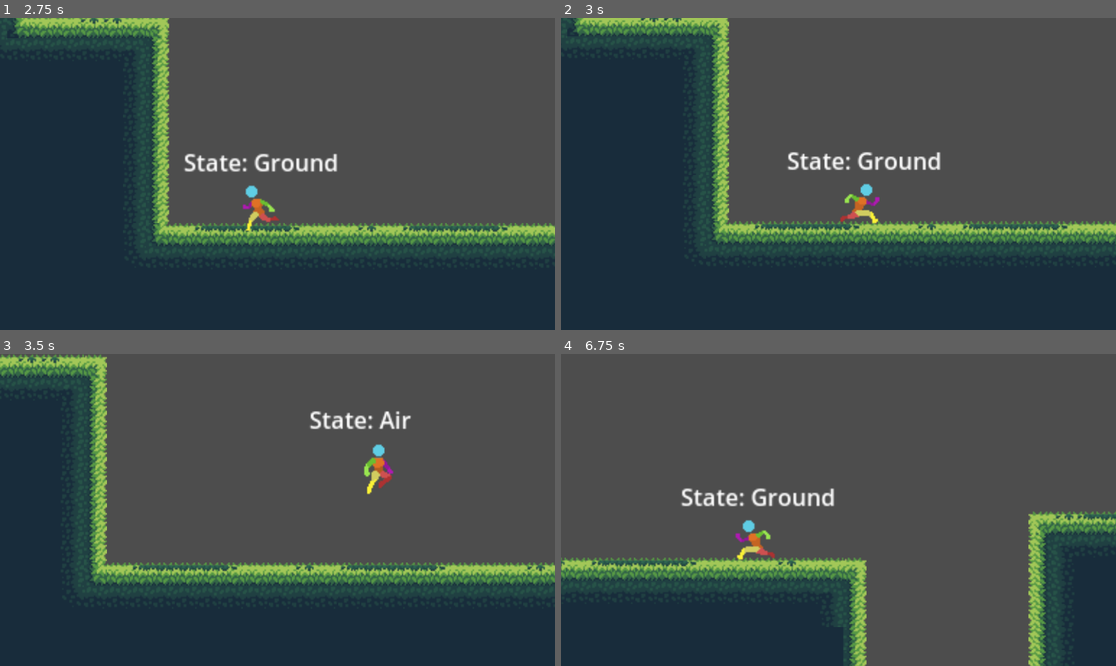
Above: before the commit, frames 1-4 (two rows, left to right).
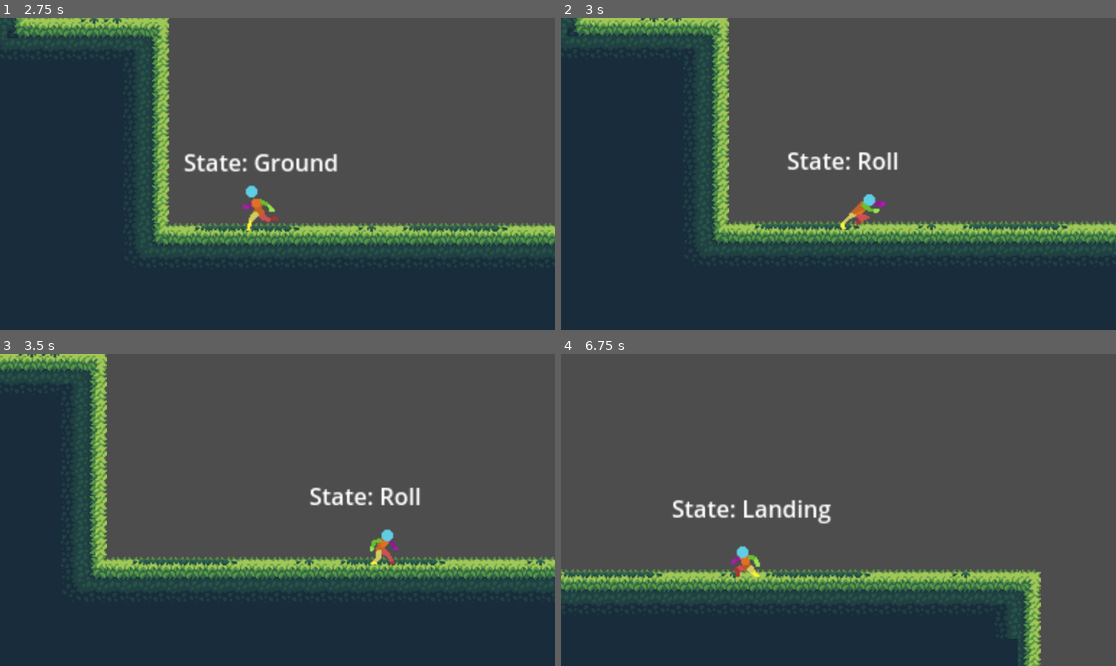
Above: after the commit, the same moments.

Repository: Allus-Interactive/platform-combat-game
Game: Godot game, scene res://scenes/main.tscn
Same seed, same stepped clock (60 frames per second), same inputs: the game is played once before the commit and once after it.
Inputs:
- Up to frame 1 (2.75 s): hold O (roll) 0.53-1.28 s; hold D (move_right) 0.53-2.03 s; tap Space (jump) at 0.77, 0.8, 1.07, 1.35, 1.52, 1.82, 2.3 s; tap O (roll) at 1.55 s; hold A (move_left) from 2.03 s (still down); hold O (roll) from 2.03 s (still down)
- Up to frame 2 (3 s): release A (move_left) at 2.78 s; release O (roll) at 2.78 s; hold D (move_right) from 2.78 s (still down); tap O (roll) at 2.85 s
- Up to frame 3 (3.5 s): keep holding D (move_right); tap Space (jump) at 3.02, 3.32 s
- Up to frame 4 (6.75 s): hold Space (jump) 3.53-4.28 s; release D (move_right) at 4.28 s; hold A (move_left) 4.28-5.03 s; tap O (roll) at 4.35, 6.05 s; tap Space (jump) at 4.52, 4.82, 5.3, 5.85, 6.02, 6.32 s; hold D (move_right) 5.03-5.78 s; hold O (roll) 5.03-5.78 s; hold A (move_left) from 5.78 s (still down); hold O (roll) from 6.53 s (still down)

Frame 1 is identical in both runs. In frame 2, 1.0% of the frame differs, in the area x 50-69%, y 42-68%; in frame 3, 9.4%; in frame 4, 24%, in the area x 0-100%, y 42-100%.
Error before the commit: Invalid assignment of property or key 'is_rolling' with value of type 'bool' on a base object of type 'Nil'. (res://scripts/ground_state.gd:35)

Commit message:
added roll animation

Diff:
--- a/scenes/player.tscn
+++ b/scenes/player.tscn
@@ -1,11 +1,13 @@
-[gd_scene load_steps=41 format=3 uid="uid://c8g1576p2mopw"]
+[gd_scene load_steps=47 format=3 uid="uid://c8g1576p2mopw"]
 
 [ext_resource type="Script" path="res://scripts/player.gd" id="1_ugb0v"]
 [ext_resource type="Texture2D" uid="uid://2875m6xnioh3" path="res://assets/player/player_idle.png" id="2_2tdic"]
 [ext_resource type="Texture2D" uid="uid://ck05eeigqk1ms" path="res://assets/player/player_jump.png" id="3_8t4y0"]
 [ext_resource type="Texture2D" uid="uid://ct656mj1ghofu" path="res://assets/player/player_land.png" id="4_7bvry"]
 [ext_resource type="Texture2D" uid="uid://docoxrsi7v0in" path="res://assets/player/player_run.png" id="4_pw4qu"]
+[ext_resource type="Texture2D" uid="uid://bxn2vhy32qafg" path="res://assets/player/player_roll.png" id="5_teqtv"]
 [ext_resource type="Script" path="res://scripts/character_state_machine.gd" id="10_26bl0"]
+[ext_resource type="Script" path="res://scripts/roll_state.gd" id="10_pxfph"]
 [ext_resource type="Script" path="res://scripts/ground_state.gd" id="11_jhcou"]
 [ext_resource type="Script" path="res://scripts/air_state.gd" id="12_k7mg6"]
 [ext_resource type="Script" path="res://scripts/landing_state.gd" id="13_n5rx8"]
@@ -29,6 +31,46 @@
 "values": [0]
 }
 
+[sub_resource type="Animation" id="Animation_fckc7"]
+resource_name = "double_jump"
+length = 0.1
+tracks/0/type = "value"
+tracks/0/imported = false
+tracks/0/enabled = true
+tracks/0/path = NodePath(".:texture")
+tracks/0/interp = 1
+tracks/0/loop_wrap = true
+tracks/0/keys = {
+"times": PackedFloat32Array(0),
+"transitions": PackedFloat32Array(1),
+"update": 1,
+"values": [ExtResource("3_8t4y0")]
+}
+tracks/1/type = "value"
+tracks/1/imported = false
+tracks/1/enabled = true
+tracks/1/path = NodePath(".:hframes")
+tracks/1/interp = 1
+tracks/1/loop_wrap = true
+tracks/1/keys = {
+"times": PackedFloat32Array(0),
+"transitions": PackedFloat32Array(1),
+"update": 1,
+"values": [3]
+}
+tracks/2/type = "value"
+tracks/2/imported = false
+tracks/2/enabled = true
+tracks/2/path = NodePath(".:frame")
+tracks/2/interp = 1
+tracks/2/loop_wrap = true
+tracks/2/keys = {
+"times": PackedFloat32Array(0),
+"transitions": PackedFloat32Array(1),
+"update": 1,
+"values": [0]
+}
+
 [sub_resource type="Animation" id="Animation_qqwf2"]
 resource_name = "idle"
 loop_mode = 1
@@ -67,6 +109,167 @@
 "transitions": PackedFloat32Array(1, 1, 1, 1, 1, 1, 1, 1, 1, 1),
 "update": 1,
 "values": [0, 1, 2, 3, 4, 5, 6, 7, 8, 9]
+}
+
+[sub_resource type="Animation" id="Animation_gixh5"]
+resource_name = "jump_end"
+length = 0.1
+tracks/0/type = "value"
+tracks/0/imported = false
+tracks/0/enabled = true
+tracks/0/path = NodePath(".:texture")
+tracks/0/interp = 1
+tracks/0/loop_wrap = true
+tracks/0/keys = {
+"times": PackedFloat32Array(0),
+"transitions": PackedFloat32Array(1),
+"update": 1,
+"values": [ExtResource("3_8t4y0")]
+}
+tracks/1/type = "value"
+tracks/1/imported = false
+tracks/1/enabled = true
+tracks/1/path = NodePath(".:hframes")
+tracks/1/interp = 1
+tracks/1/loop_wrap = true
+tracks/1/keys = {
+"times": PackedFloat32Array(0),
+"transitions": PackedFloat32Array(1),
+"update": 1,
+"values": [3]
+}
+tracks/2/type = "value"
+tracks/2/imported = false
+tracks/2/enabled = true
+tracks/2/path = NodePath(".:frame")
+tracks/2/interp = 1
+tracks/2/loop_wrap = true
+tracks/2/keys = {
+"times": PackedFloat32Array(0),
+"transitions": PackedFloat32Array(1),
+"update": 1,
+"values": [2]
+}
+
+[sub_resource type="Animation" id="Animation_0uyda"]
+resource_name = "jump_middle"
+length = 0.1
+tracks/0/type = "value"
+tracks/0/imported = false
+tracks/0/enabled = true
+tracks/0/path = NodePath(".:texture")
+tracks/0/interp = 1
+tracks/0/loop_wrap = true
+tracks/0/keys = {
+"times": PackedFloat32Array(0),
+"transitions": PackedFloat32Array(1),
+"update": 1,
+"values": [ExtResource("3_8t4y0")]
+}
+tracks/1/type = "value"
+tracks/1/imported = false
+tracks/1/enabled = true
+tracks/1/path = NodePath(".:hframes")
+tracks/1/interp = 1
+tracks/1/loop_wrap = true
+tracks/1/keys = {
+"times": PackedFloat32Array(0),
+"transitions": PackedFloat32Array(1),
+"update": 1,
+"values": [3]
+}
+tracks/2/type = "value"
+tracks/2/imported = false
+tracks/2/enabled = true
+tracks/2/path = NodePath(".:frame")
+tracks/2/interp = 1
+tracks/2/loop_wrap = true
+tracks/2/keys = {
+"times": PackedFloat32Array(0),
+"transitions": PackedFloat32Array(1),
+"update": 1,
+"values": [1]
+}
+
+[sub_resource type="Animation" id="Animation_7yqmp"]
+resource_name = "jump_start"
+length = 0.1
+tracks/0/type = "value"
+tracks/0/imported = false
+tracks/0/enabled = true
+tracks/0/path = NodePath(".:texture")
+tracks/0/interp = 1
+tracks/0/loop_wrap = true
+tracks/0/keys = {
+"times": PackedFloat32Array(0),
+"transitions": PackedFloat32Array(1),
+"update": 1,
+"values": [ExtResource("3_8t4y0")]
+}
+tracks/1/type = "value"
+tracks/1/imported = false
+tracks/1/enabled = true
+tracks/1/path = NodePath(".:hframes")
+tracks/1/interp = 1
+tracks/1/loop_wrap = true
+tracks/1/keys = {
+"times": PackedFloat32Array(0),
+"transitions": PackedFloat32Array(1),
+"update": 1,
+"values": [3]
+}
+tracks/2/type = "value"
+tracks/2/imported = false
+tracks/2/enabled = true
+tracks/2/path = NodePath(".:frame")
+tracks/2/interp = 1
+tracks/2/loop_wrap = true
+tracks/2/keys = {
+"times": PackedFloat32Array(0),
+"transitions": PackedFloat32Array(1),
+"update": 1,
+"values": [0]
+}
+
+[sub_resource type="Animation" id="Animation_h3r10"]
+resource_name = "jump_land"
+length = 0.4
+step = 0.05
+tracks/0/type = "value"
+tracks/0/imported = false
+tracks/0/enabled = true
+tracks/0/path = NodePath(".:texture")
+tracks/0/interp = 1
+tracks/0/loop_wrap = true
+tracks/0/keys = {
+"times": PackedFloat32Array(0),
+"transitions": PackedFloat32Array(1),
+"update": 1,
+"values": [ExtResource("4_7bvry")]
+}
+tracks/1/type = "value"
+tracks/1/imported = false
+tracks/1/enabled = true
+tracks/1/path = NodePath(".:hframes")
+tracks/1/interp = 1
+tracks/1/loop_wrap = true
+tracks/1/keys = {
+"times": PackedFloat32Array(0),
+"transitions": PackedFloat32Array(1),
+"update": 1,
+"values": [9]
+}
+tracks/2/type = "value"
+tracks/2/imported = false
+tracks/2/enabled = true
+tracks/2/path = NodePath(".:frame")
+tracks/2/interp = 1
+tracks/2/loop_wrap = true
+tracks/2/keys = {
+"times": PackedFloat32Array(0, 0.05, 0.1, 0.15, 0.2, 0.25, 0.3, 0.35),
+"transitions": PackedFloat32Array(1, 1, 1, 1, 1, 1, 1, 1),
+"update": 1,
+"values": [0, 1, 2, 3, 4, 5, 6, 7]
 }
 
 [sub_resource type="Animation" id="Animation_tsto1"]
@@ -110,205 +313,44 @@
 "values": [0, 1, 2, 3, 4, 5, 6, 7]
 }
 
-[sub_resource type="Animation" id="Animation_7yqmp"]
-resource_name = "jump_start"
-length = 0.1
-tracks/0/type = "value"
-tracks/0/imported = false
-tracks/0/enabled = true
-tracks/0/path = NodePath(".:texture")
-tracks/0/interp = 1
-tracks/0/loop_wrap = true
-tracks/0/keys = {
-"times": PackedFloat32Array(0),
-"transitions": PackedFloat32Array(1),
-"update": 1,
-"values": [ExtResource("3_8t4y0")]
-}
-tracks/1/type = "value"
-tracks/1/imported = false
-tracks/1/enabled = true
-tracks/1/path = NodePath(".:hframes")
-tracks/1/interp = 1
-tracks/1/loop_wrap = true
-tracks/1/keys = {
-"times": PackedFloat32Array(0),
-"transitions": PackedFloat32Array(1),
-"update": 1,
-"values": [3]
-}
-tracks/2/type = "value"
-tracks/2/imported = false
-tracks/2/enabled = true
-tracks/2/path = NodePath(".:frame")
-tracks/2/interp = 1
-tracks/2/loop_wrap = true
-tracks/2/keys = {
-"times": PackedFloat32Array(0),
-"transitions": PackedFloat32Array(1),
-"update": 1,
-"values": [0]
-}
-
-[sub_resource type="Animation" id="Animation_0uyda"]
-resource_name = "jump_middle"
-length = 0.1
-tracks/0/type = "value"
-tracks/0/imported = false
-tracks/0/enabled = true
-tracks/0/path = NodePath(".:texture")
-tracks/0/interp = 1
-tracks/0/loop_wrap = true
-tracks/0/keys = {
-"times": PackedFloat32Array(0),
-"transitions": PackedFloat32Array(1),
-"update": 1,
-"values": [ExtResource("3_8t4y0")]
-}
-tracks/1/type = "value"
-tracks/1/imported = false
-tracks/1/enabled = true
-tracks/1/path = NodePath(".:hframes")
-tracks/1/interp = 1
-tracks/1/loop_wrap = true
-tracks/1/keys = {
-"times": PackedFloat32Array(0),
-"transitions": PackedFloat32Array(1),
-"update": 1,
-"values": [3]
-}
-tracks/2/type = "value"
-tracks/2/imported = false
-tracks/2/enabled = true
-tracks/2/path = NodePath(".:frame")
-tracks/2/interp = 1
-tracks/2/loop_wrap = true
-tracks/2/keys = {
-"times": PackedFloat32Array(0),
-"transitions": PackedFloat32Array(1),
-"update": 1,
-"values": [1]
-}
-
-[sub_resource type="Animation" id="Animation_gixh5"]
-resource_name = "jump_end"
-length = 0.1
-tracks/0/type = "value"
-tracks/0/imported = false
-tracks/0/enabled = true
-tracks/0/path = NodePath(".:texture")
-tracks/0/interp = 1
-tracks/0/loop_wrap = true
-tracks/0/keys = {
-"times": PackedFloat32Array(0),
-"transitions": PackedFloat32Array(1),
-"update": 1,
-"values": [ExtResource("3_8t4y0")]
-}
-tracks/1/type = "value"
-tracks/1/imported = false
-tracks/1/enabled = true
-tracks/1/path = NodePath(".:hframes")
-tracks/1/interp = 1
-tracks/1/loop_wrap = true
-tracks/1/keys = {
-"times": PackedFloat32Array(0),
-"transitions": PackedFloat32Array(1),
-"update": 1,
-"values": [3]
-}
-tracks/2/type = "value"
-tracks/2/imported = false
-tracks/2/enabled = true
-tracks/2/path = NodePath(".:frame")
-tracks/2/interp = 1
-tracks/2/loop_wrap = true
-tracks/2/keys = {
-"times": PackedFloat32Array(0),
-"transitions": PackedFloat32Array(1),
-"update": 1,
-"values": [2]
-}
-
-[sub_resource type="Animation" id="Animation_h3r10"]
-resource_name = "jump_land"
-length = 0.4
-step = 0.05
-tracks/0/type = "value"
-tracks/0/imported = false
-tracks/0/enabled = true
-tracks/0/path = NodePath(".:texture")
-tracks/0/interp = 1
-tracks/0/loop_wrap = true
-tracks/0/keys = {
-"times": PackedFloat32Array(0),
-"transitions": PackedFloat32Array(1),
-"update": 1,
-"values": [ExtResource("4_7bvry")]
-}
-tracks/1/type = "value"
-tracks/1/imported = false
-tracks/1/enabled = true
-tracks/1/path = NodePath(".:hframes")
-tracks/1/interp = 1
-tracks/1/loop_wrap = true
-tracks/1/keys = {
-"times": PackedFloat32Array(0),
-"transitions": PackedFloat32Array(1),
-"update": 1,
-"values": [9]
-}
-tracks/2/type = "value"
-tracks/2/imported = false
-tracks/2/enabled = true
-tracks/2/path = NodePath(".:frame")
-tracks/2/interp = 1
-tracks/2/loop_wrap = true
-tracks/2/keys = {
-"times": PackedFloat32Array(0, 0.05, 0.1, 0.15, 0.2, 0.25, 0.3, 0.35),
-"transitions": PackedFloat32Array(1, 1, 1, 1, 1, 1, 1, 1),
-"update": 1,
-"values": [0, 1, 2, 3, 4, 5, 6, 7]
-}
-
-[sub_resource type="Animation" id="Animation_fckc7"]
-resource_name = "double_jump"
-length = 0.1
-tracks/0/type = "value"
-tracks/0/imported = false
-tracks/0/enabled = true
-tracks/0/path = NodePath(".:texture")
-tracks/0/interp = 1
-tracks/0/loop_wrap = true
-tracks/0/keys = {
-"times": PackedFloat32Array(0),
-"transitions": PackedFloat32Array(1),
-"update": 1,
-"values": [ExtResource("3_8t4y0")]
-}
-tracks/1/type = "value"
-tracks/1/imported = false
-tracks/1/enabled = true
-tracks/1/path = NodePath(".:hframes")
-tracks/1/interp = 1
-tracks/1/loop_wrap = true
-tracks/1/keys = {
-"times": PackedFloat32Array(0),
-"transitions": PackedFloat32Array(1),
-"update": 1,
-"values": [3]
-}
-tracks/2/type = "value"
-tracks/2/imported = false
-tracks/2/enabled = true
-tracks/2/path = NodePath(".:frame")
-tracks/2/interp = 1
-tracks/2/loop_wrap = true
-tracks/2/keys = {
-"times": PackedFloat32Array(0),
-"transitions": PackedFloat32Array(1),
-"update": 1,
-"values": [0]
+[sub_resource type="Animation" id="Animation_45js7"]
+resource_name = "roll"
+length = 0.7
+tracks/0/type = "value"
+tracks/0/imported = false
+tracks/0/enabled = true
+tracks/0/path = NodePath(".:texture")
+tracks/0/interp = 1
+tracks/0/loop_wrap = true
+tracks/0/keys = {
+"times": PackedFloat32Array(0),
+"transitions": PackedFloat32Array(1),
+"update": 1,
+"values": [ExtResource("5_teqtv")]
+}
+tracks/1/type = "value"
+tracks/1/imported = false
+tracks/1/enabled = true
+tracks/1/path = NodePath(".:hframes")
+tracks/1/interp = 1
+tracks/1/loop_wrap = true
+tracks/1/keys = {
+"times": PackedFloat32Array(0),
+"transitions": PackedFloat32Array(1),
+"update": 1,
+"values": [7]
+}
+tracks/2/type = "value"
+tracks/2/imported = false
+tracks/2/enabled = true
+tracks/2/path = NodePath(".:frame")
+tracks/2/interp = 1
+tracks/2/loop_wrap = true
+tracks/2/keys = {
+"times": PackedFloat32Array(0, 0.1, 0.2, 0.3, 0.4, 0.5, 0.6),
+"transitions": PackedFloat32Array(1, 1, 1, 1, 1, 1, 1),
+"update": 1,
+"values": [0, 1, 2, 3, 4, 5, 6]
 }
 
 [sub_resource type="AnimationLibrary" id="AnimationLibrary_tww1j"]
@@ -320,6 +362,7 @@
 "jump_middle": SubResource("Animation_0uyda"),
 "jump_start": SubResource("Animation_7yqmp"),
 "landing": SubResource("Animation_h3r10"),
+"roll": SubResource("Animation_45js7"),
 "run": SubResource("Animation_tsto1")
 }
 
@@ -356,6 +399,9 @@
 [sub_resource type="AnimationNodeAnimation" id="AnimationNodeAnimation_rfmla"]
 animation = &"landing"
 
+[sub_resource type="AnimationNodeAnimation" id="AnimationNodeAnimation_cy70t"]
+animation = &"roll"
+
 [sub_resource type="AnimationNodeStateMachineTransition" id="AnimationNodeStateMachineTransition_qqjmo"]
 advance_mode = 2
 
@@ -378,6 +424,12 @@
 [sub_resource type="AnimationNodeStateMachineTransition" id="AnimationNodeStateMachineTransition_6itin"]
 
 [sub_resource type="AnimationNodeStateMachineTransition" id="AnimationNodeStateMachineTransition_usg82"]
+
+[sub_resource type="AnimationNodeStateMachineTransition" id="AnimationNodeStateMachineTransition_adj4n"]
+
+[sub_resource type="AnimationNodeStateMachineTransition" id="AnimationNodeStateMachineTransition_2px0g"]
+switch_mode = 2
+advance_mode = 2
 
 [sub_resource type="AnimationNodeStateMachine" id="AnimationNodeStateMachine_i05jk"]
 states/Move/node = SubResource("AnimationNodeBlendSpace1D_n51sq")
@@ -392,8 +444,10 @@
 states/jump_start/position = Vector2(396, -13)
 states/landing/node = SubResource("AnimationNodeAnimation_rfmla")
 states/landing/position = Vector2(646, 100)
-transitions = ["Start", "Move", SubResource("AnimationNodeStateMachineTransition_qqjmo"), "Move", "jump_start", SubResource("AnimationNodeStateMachineTransition_37mn5"), "landing", "Move", SubResource("AnimationNodeStateMachineTransition_mphnc"), "jump_start", "double_jump", SubResource("AnimationNodeStateMachineTransition_pcccu"), "jump_start", "jump_middle", SubResource("AnimationNodeStateMachineTransition_wnb84"), "jump_middle", "jump_end", SubResource("AnimationNodeStateMachineTransition_1hkf2"), "jump_end", "landing", SubResource("AnimationNodeStateMachineTransition_7ugl3"), "double_jump", "jump_middle", SubResource("AnimationNodeStateMachineTransition_qlm1h"), "jump_middle", "double_jump", SubResource("AnimationNodeStateMachineTransition_6itin"), "jump_end", "double_jump", SubResource("AnimationNodeStateMachineTransition_usg82")]
-graph_offset = Vector2(-10, -236)
+states/roll/node = SubResource("AnimationNodeAnimation_cy70t")
+states/roll/position = Vector2(396, 224)
+transitions = ["Start", "Move", SubResource("AnimationNodeStateMachineTransition_qqjmo"), "Move", "jump_start", SubResource("AnimationNodeStateMachineTransition_37mn5"), "landing", "Move", SubResource("AnimationNodeStateMachineTransition_mphnc"), "jump_start", "double_jump", SubResource("AnimationNodeStateMachineTransition_pcccu"), "jump_start", "jump_middle", SubResource("AnimationNodeStateMachineTransition_wnb84"), "jump_middle", "jump_end", SubResource("AnimationNodeStateMachineTransition_1hkf2"), "jump_end", "landing", SubResource("AnimationNodeStateMachineTransition_7ugl3"), "double_jump", "jump_middle", SubResource("AnimationNodeStateMachineTransition_qlm1h"), "jump_middle", "double_jump", SubResource("AnimationNodeStateMachineTransition_6itin"), "jump_end", "double_jump", SubResource("AnimationNodeStateMachineTransition_usg82"), "Move", "roll", SubResource("AnimationNodeStateMachineTransition_adj4n"), "roll", "Move", SubResource("AnimationNodeStateMachineTransition_2px0g")]
+graph_offset = Vector2(33, -181)
 
 [node name="Player" type="CharacterBody2D"]
 script = ExtResource("1_ugb0v")
@@ -403,8 +457,8 @@
 shape = SubResource("RectangleShape2D_35vab")
 
 [node name="Sprite2D" type="Sprite2D" parent="."]
-texture = ExtResource("3_8t4y0")
-hframes = 3
+texture = ExtResource("5_teqtv")
+hframes = 7
 
 [node name="AnimationPlayer" type="AnimationPlayer" parent="."]
 root_node = NodePath("../Sprite2D")
@@ -423,9 +477,10 @@
 current_state = NodePath("Ground")
 animation_tree = NodePath("../AnimationTree")
 
-[node name="Ground" type="Node" parent="CharacterStateMachine" node_paths=PackedStringArray("air_state")]
+[node name="Ground" type="Node" parent="CharacterStateMachine" node_paths=PackedStringArray("air_state", "roll_state")]
 script = ExtResource("11_jhcou")
 air_state = NodePath("../Air")
+roll_state = NodePath("../Roll")
 
 [node name="Air" type="Node" parent="CharacterStateMachine" node_paths=PackedStringArray("landing_state")]
 script = ExtResource("12_k7mg6")
@@ -435,6 +490,12 @@
 script = ExtResource("13_n5rx8")
 ground_state = NodePath("../Ground")
 can_move = false
+
+[node name="Roll" type="Node" parent="CharacterStateMachine" node_paths=PackedStringArray("ground_state")]
+script = ExtResource("10_pxfph")
+ground_state = NodePath("../Ground")
+can_move = false
+is_rolling = true
 
 [node name="State Debug Label" type="Label" parent="." node_paths=PackedStringArray("state_machine")]
 offset_left = -51.0
@@ -446,3 +507,4 @@
 state_machine = NodePath("../CharacterStateMachine")
 
 [connection signal="animation_finished" from="AnimationTree" to="CharacterStateMachine/Landing" method="_on_animation_tree_animation_finished"]
+[connection signal="animation_finished" from="AnimationTree" to="CharacterStateMachine/Roll" method="_on_animation_tree_animation_finished"]
